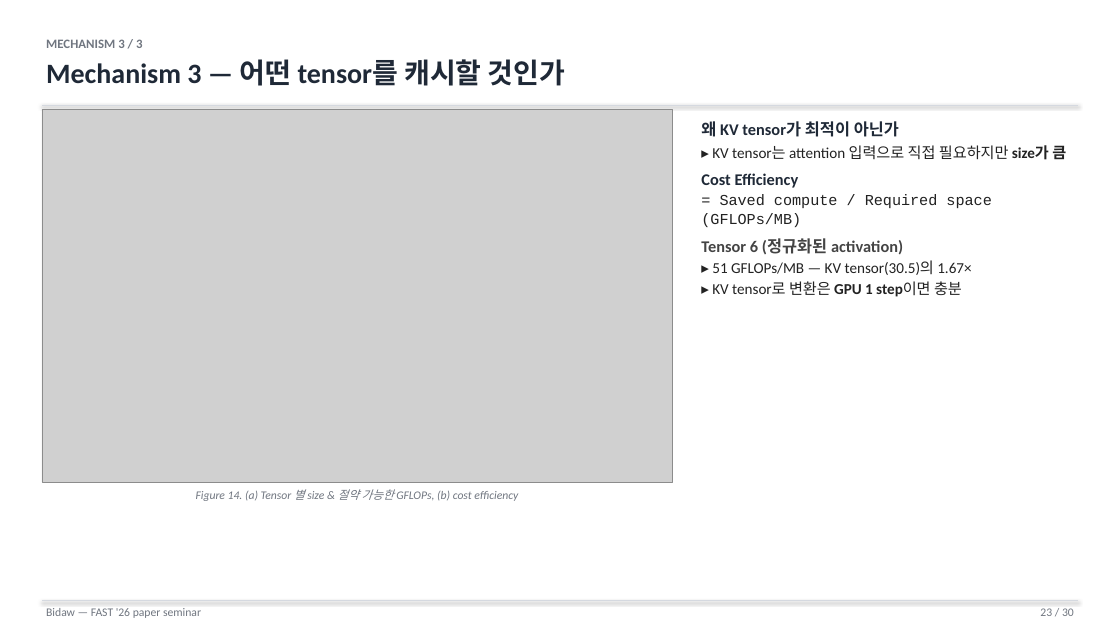
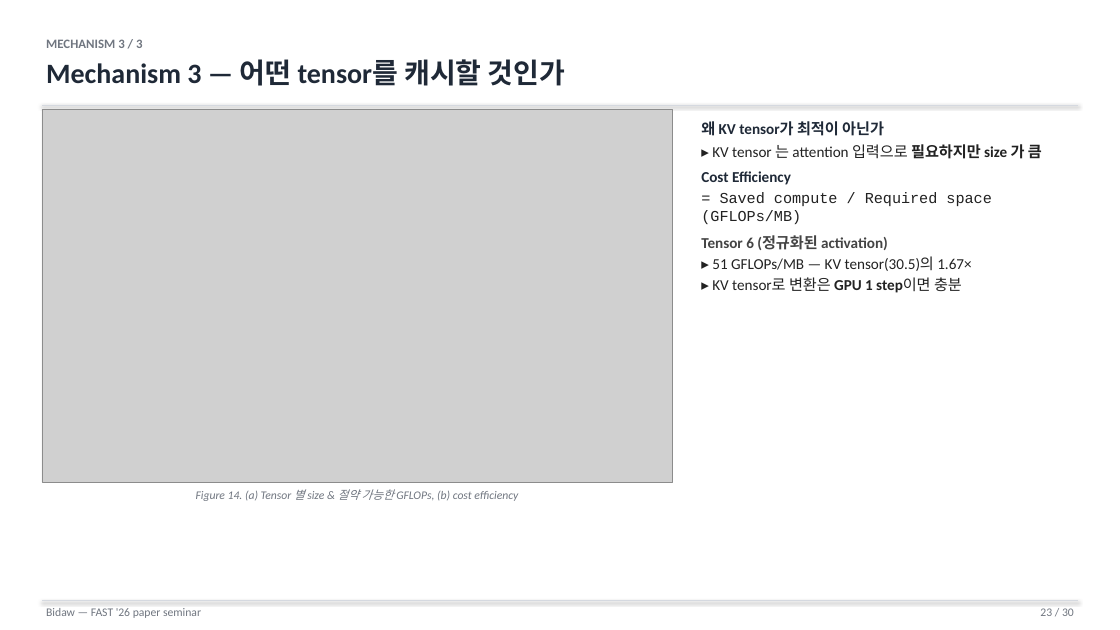
Before and after one commit to Daejun/bidaw, a slide deck: slide 23 of Bidaw_seminar.pptx. Drawn at 1120x630 pixels with LibreOffice and Linux fonts; fonts in the diff are those of the drawing; grey boxes stand for pictures. Boxes give left, top, right and bottom in pixels: in the first picture for what was removed or moved away, otherwise in the second. Text is boxed around its words. In the diff, an @@ line names an element or a change of style, - is before the commit and + after.

Commit message:
Eliminate widow lines in seminar slides
Awkward line breaks where one or two words spilled to the next line were
visible across most of the deck. Two passes of fixes:

- Body bullet font 14pt → 13pt (sed-style replace_all)
- Tighten copy on the worst offenders in slides 3, 5, 8, 9, 10, 11, 13,
  17, 23 (shorter Korean phrasing, English term abbreviations)
- Widen the slide-4 attention diagram box (5.8" → 6.1") and rewrite the
  formula in ASCII (`K^T`, `sqrt(d)`) so it fits on one line

```diff
--- a/Bidaw_seminar.pptx
+++ b/Bidaw_seminar.pptx
@@ text at <box>701,121,888,250</box>: size 14 to 13 pt in "왜 KV tensor가 최적이 아닌가", "Cost Efficiency", "Tensor 6 (정규화된 activation)" @@
@@ text at <box>712,144,1042,159</box>: text changed @@
-▸ KV tensor는 attention 입력으로 직접 필요하지만 size가 큼
+▸ KV tensor 는 attention 입력으로 필요하지만 size 가 큼
```
Also in this commit, not shown: 22 other slides changed, 2 other files.
